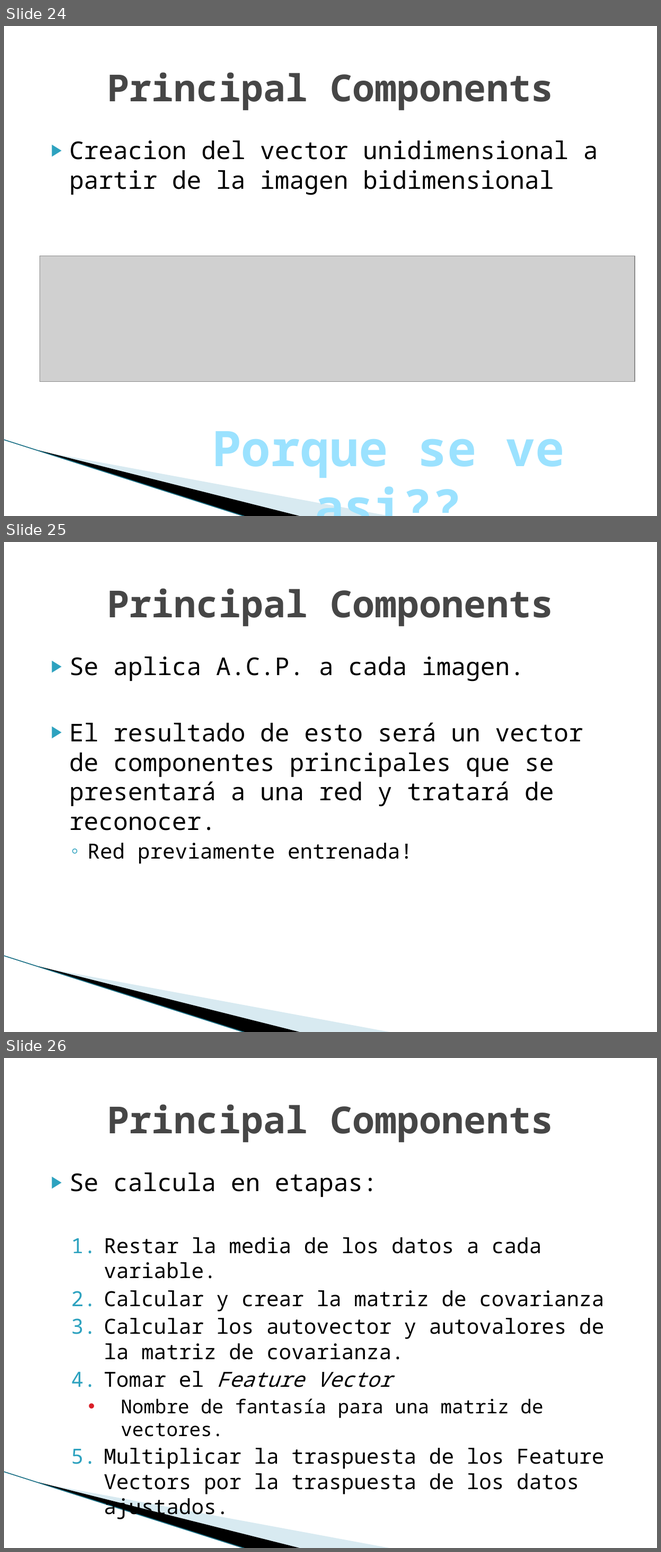
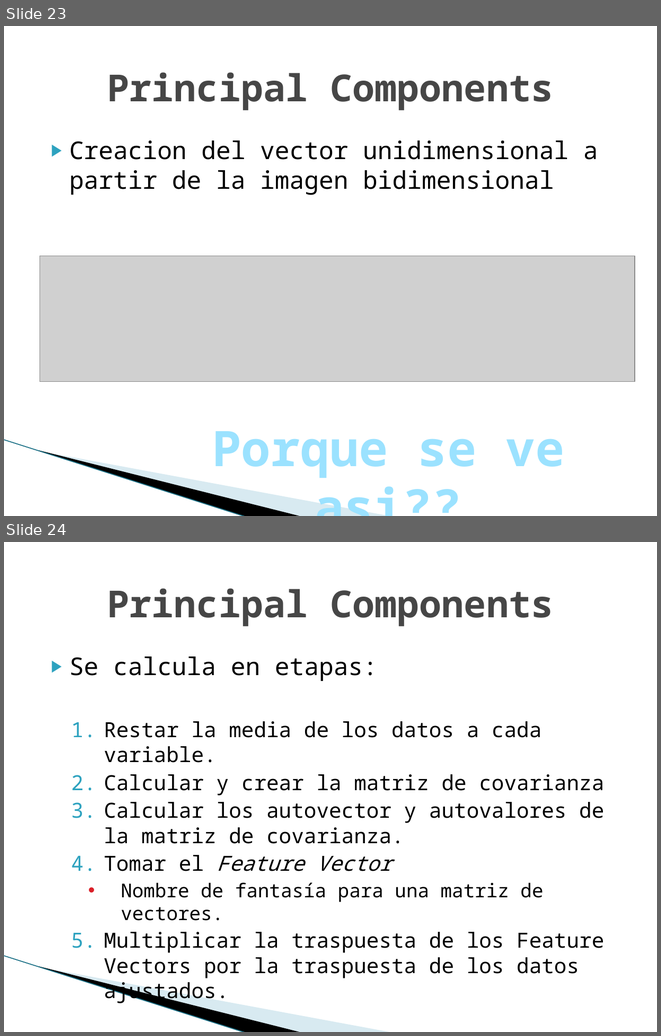
Before and after one commit to TechTinkerer42/TrabajosPracticos, a slide deck: doc/clase/presentacion.pptx. Shown one above the other, each under a label of ours: slides 24, 25 and 26 before the commit, slides 23 and 24 after it. The pictures are 661x1552 and 661x1036 pixels, drawn with LibreOffice and Linux fonts; fonts in the diff are those of the drawing; grey boxes stand for pictures; background and template pictures are left out. Boxes give left, top, right and bottom in pixels: in the first picture for what was removed or moved away, otherwise in the second. Text is boxed around its words. In the diff, an @@ line names an element or a change of style, - is before the commit and + after.

```diff
--- a/doc/clase/presentacion.pptx
+++ b/doc/clase/presentacion.pptx
@@ slide 25 removed at [4, 542, 657, 1032], background #FFFFFF; not listed: 3 template elements that a slide beside it also shows @@
@@ title removed at [107, 588, 553, 626] @@
-Principal Components
@@ text removed at [69, 656, 583, 864] @@
-▶ Se aplica A.C.P. a cada imagen.
-▶ El resultado de esto será un vector de componentes principales que se presentará a una red y tratará de reconocer.
-  ◦ Red previamente entrenada!
@@ what was slide 24 is now slide 23 @@
@@ what was slide 26 is now slide 24 @@
```
Also in this commit, not shown: 3 slides changed, 1 other slide removed, 18 other files.
